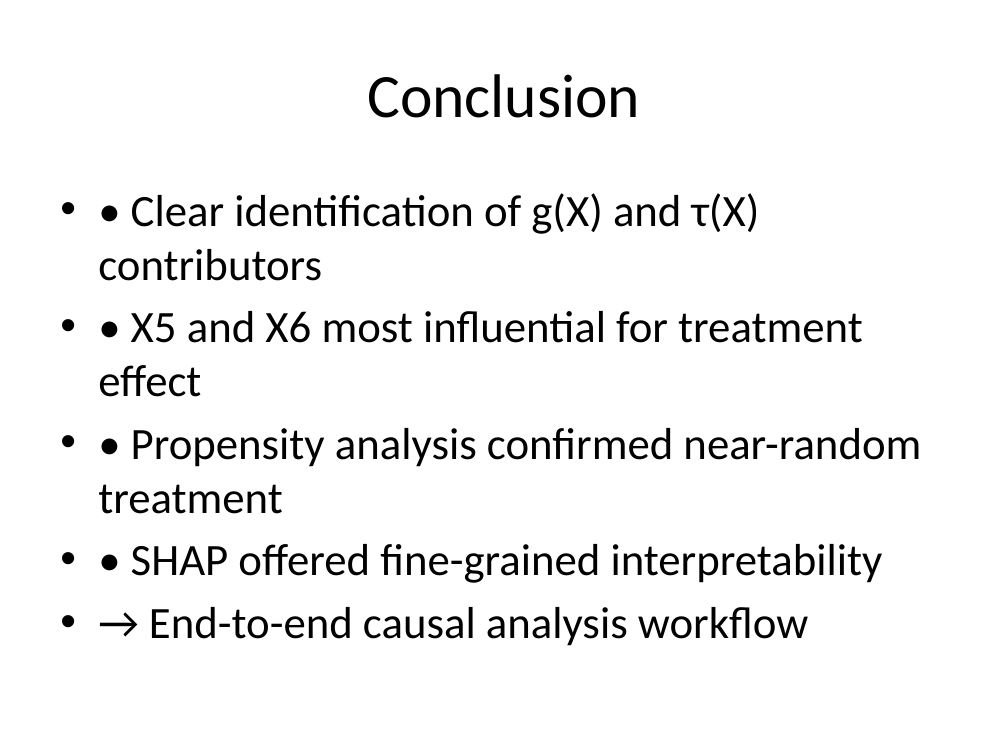
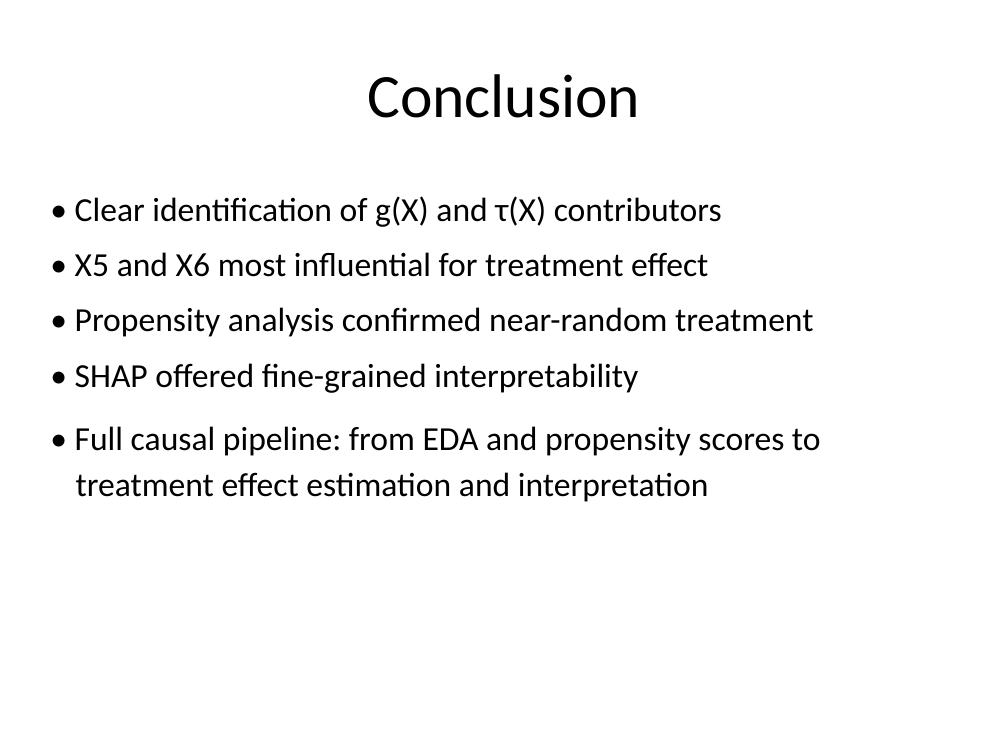
Before and after one commit to yotamdery/causal-inference-clinical-trial, a slide deck: slide 11 of presentation_deck.pptx. Drawn at 1008x756 pixels with LibreOffice and Linux fonts; fonts in the diff are those of the drawing. Boxes give left, top, right and bottom in pixels: in the first picture for what was removed or moved away, otherwise in the second. Text is boxed around its words. In the diff, an @@ line names an element or a change of style, - is before the commit and + after.

```diff
--- a/presentation_deck.pptx
+++ b/presentation_deck.pptx
@@ text at (75,196,813,393): size 32 to 24 pt in "• Clear identification of g(X) and τ(X) ...", "• X5 and X6 most influential for ...", "• Propensity analysis confirmed near-random treatment", "• SHAP offered fine-grained interpretability"; bullet • to none; line spacing 1 to 1.15; less space between paragraphs @@
@@ text at (75,426,821,502): text changed; size 32 to 24 pt @@
-• → End-to-end causal analysis workflow
+• Full causal pipeline: from EDA and propensity scores to treatment effect estimation and interpretation
```
Also in this commit, not shown: 10 other slides changed, 3 other files.
